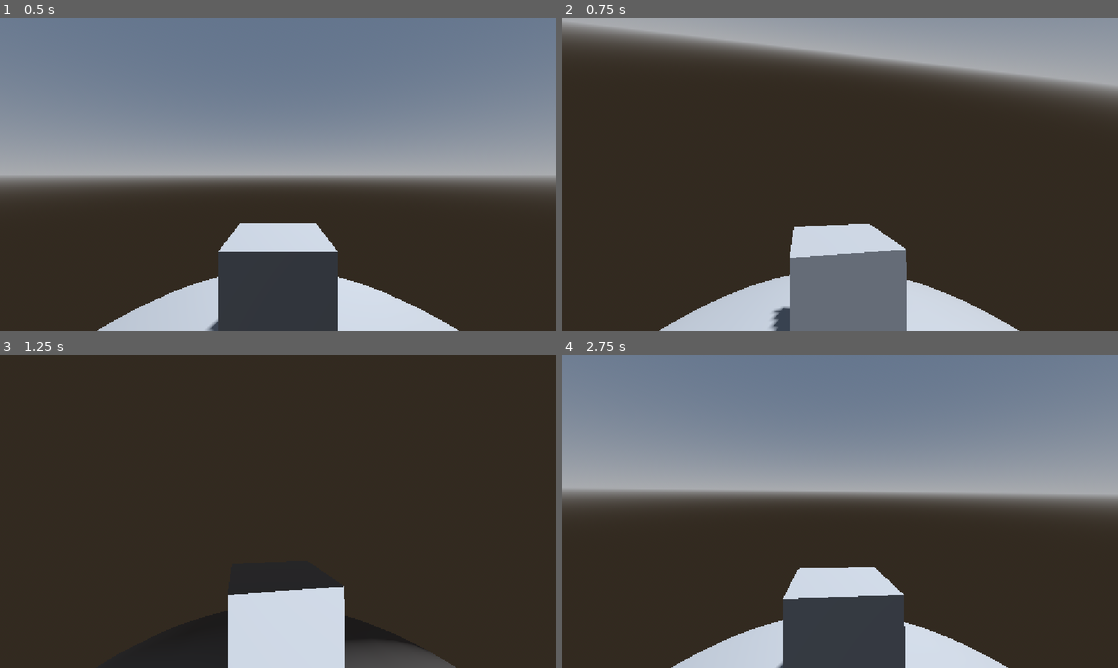
Above: before the commit, frames 1-4 (two rows, left to right).
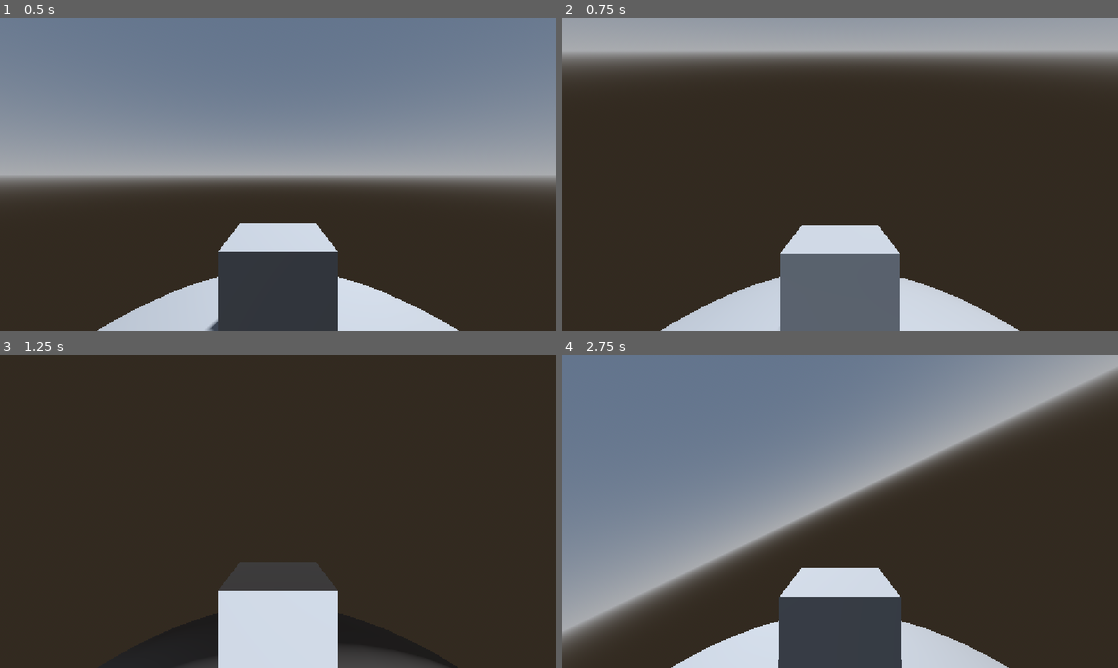
Above: after the commit, the same moments.

Repository: Alazar42/EthiopianWonders
Game: Godot game, scene res://main.tscn
The game is run twice, just before and just after one commit, with the same random seed, the same clock (stepped at 60 frames per second) and the same inputs. The project has no main scene, so this scene is started directly.
Inputs (mouse positions are in pixels of both pictures, inside the frame that each line leads up to):
- Up to frame 1 (0.5 s): no input
- Up to frame 2 (0.75 s): tap Enter at 0.5 s; move the mouse to (867, 174) at 0.52 s; hold W from 0.53 s (still down)
- Up to frame 3 (1.25 s): keep holding W
- Up to frame 4 (2.75 s): keep holding W; move the mouse to (812, 511) at 1.27 s; move the mouse to (851, 505) at 2.02 s

Frame 1 is identical in both runs. In frame 2, 10% of the frame differs, in the area x 0-100%, y 2-100%; in frame 3, 1.3%; in frame 4, 38%, in the area x 0-100%, y 0-100%.

Commit message:
added mouse movement to the player around the sphere

Diff:
--- a/player.gd
+++ b/player.gd
@@ -9,6 +9,7 @@
 @onready var camera: Camera3D = $PlayerHead/Camera3D
 
 var planet_center := Vector3.ZERO
+var pending_mouse_turn := 0.0
 
 func _ready() -> void:
 	Input.set_mouse_mode(Input.MOUSE_MODE_CAPTURED)
@@ -18,20 +19,29 @@
 	linear_damp = 2.0
 	angular_damp = 8.0
 
-func _unhandled_input(event: InputEvent) -> void:
+func _input(event: InputEvent) -> void:
 	if event is InputEventMouseMotion and Input.mouse_mode == Input.MOUSE_MODE_CAPTURED:
-		head.rotate_y(-event.relative.x * SENSITIVITY)
-		camera.rotate_x(-event.relative.y * SENSITIVITY)
-		camera.rotation.x = clamp(camera.rotation.x, deg_to_rad(-80), deg_to_rad(80))
+		pending_mouse_turn -= event.relative.x * SENSITIVITY
+		camera.rotation.x = clamp(
+			camera.rotation.x - event.relative.y * SENSITIVITY,
+			deg_to_rad(-30),
+			deg_to_rad(15)
+		)
 	elif event is InputEventMouseButton and event.pressed:
 		Input.set_mouse_mode(Input.MOUSE_MODE_CAPTURED)
 	elif event.is_action_pressed("ui_cancel"):
 		Input.set_mouse_mode(Input.MOUSE_MODE_VISIBLE)
 
+
 func _physics_process(_delta: float) -> void:
 	var up := (global_position - planet_center).normalized()
 	if up.length_squared() < 0.01:
 		up = Vector3.UP
+	if not is_zero_approx(pending_mouse_turn):
+		global_transform.basis = (
+			Basis(up, pending_mouse_turn) * global_transform.basis
+		).orthonormalized()
+		pending_mouse_turn = 0.0
 
 	# Keep the player's center exactly one half-player-height above the planet
 	# surface. The planet is centered at the origin and has a radius of 6.
